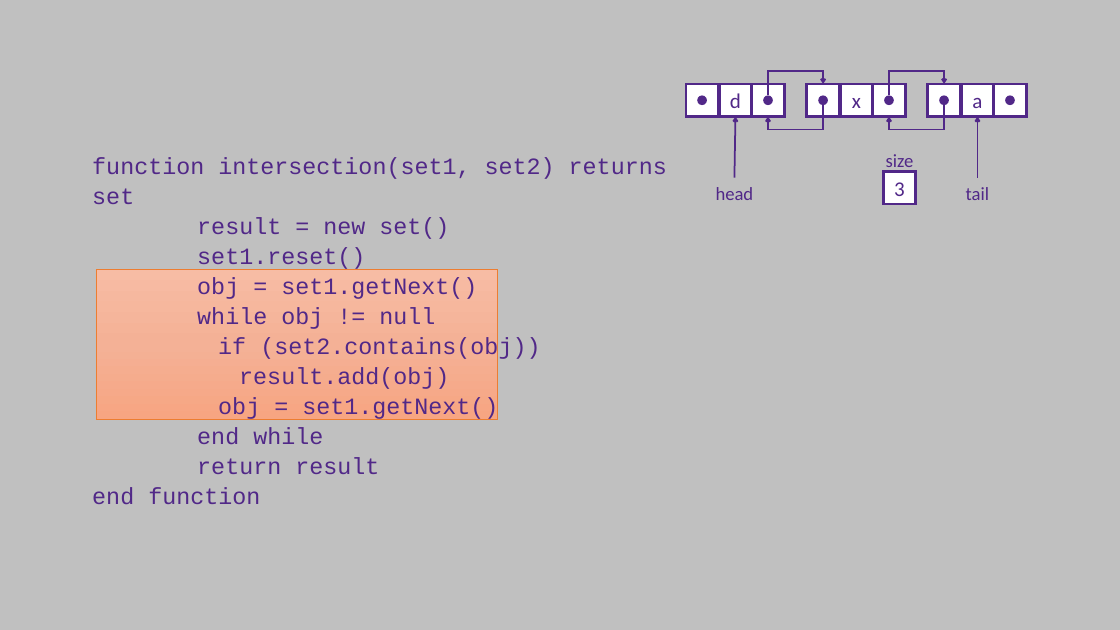
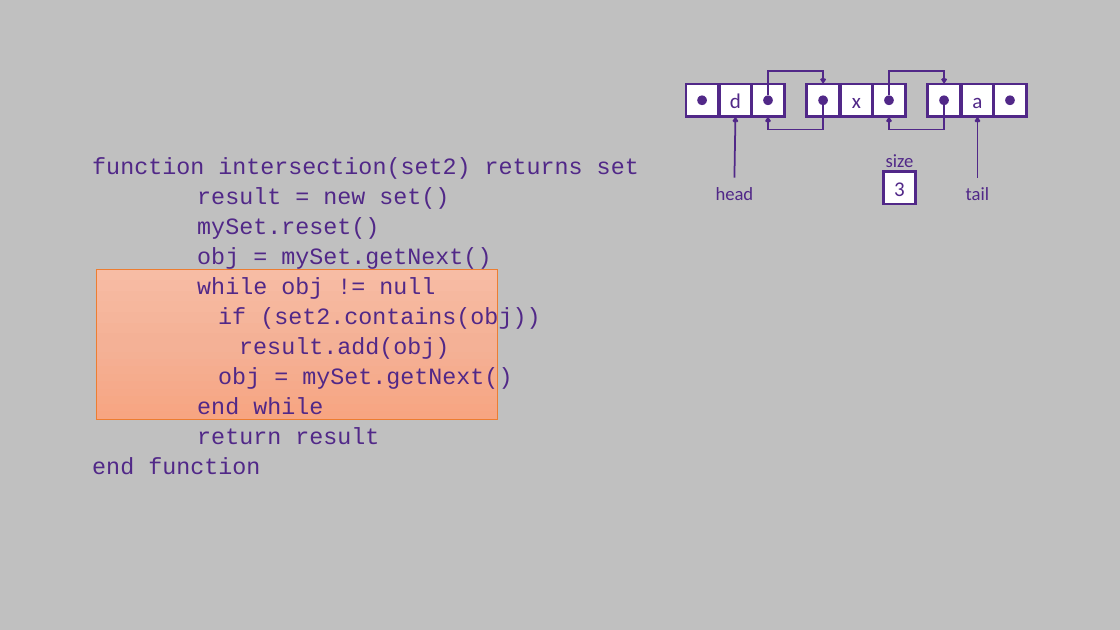
Before and after one commit to ksu-cs-cc/ksu-cs-cc.github.io, a slide deck: slide 15 of content/3-cc310/10-sets/02-sets-in-code-slides.pptx. Drawn at 1120x630 pixels with LibreOffice and Linux fonts; fonts in the diff are those of the drawing. Boxes give left, top, right and bottom in pixels: in the first picture for what was removed or moved away, otherwise in the second. Text is boxed around its words. In the diff, an @@ line names an element or a change of style, - is before the commit and + after.

```diff
--- a/content/3-cc310/10-sets/02-sets-in-code-slides.pptx
+++ b/content/3-cc310/10-sets/02-sets-in-code-slides.pptx
@@ text at [92,157,639,179]: text changed @@
-function intersection(set1, set2) returns set
+function intersection(set2) returns set
@@ text at [197,217,491,271]: text changed @@
-set1.reset()
-obj = set1.getNext()
+mySet.reset()
+obj = mySet.getNext()
@@ text at [218,367,512,391]: text changed @@
-obj = set1.getNext()
+obj = mySet.getNext()
```
Also in this commit, not shown: 6 other slides changed, 2 other files.
